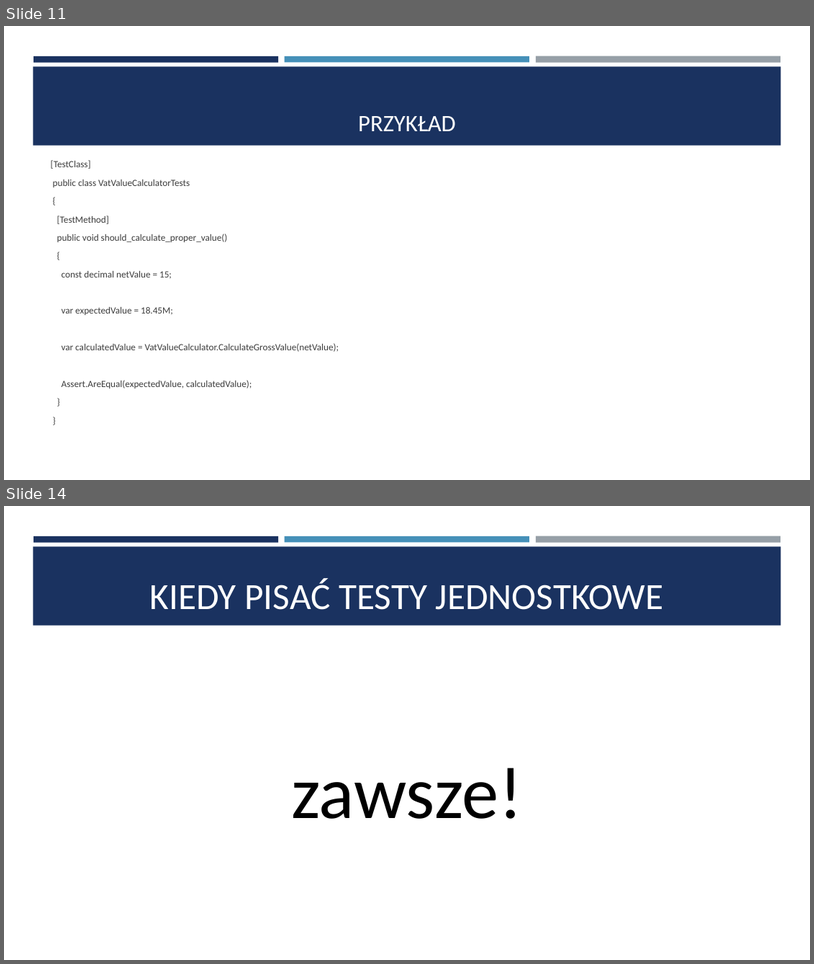
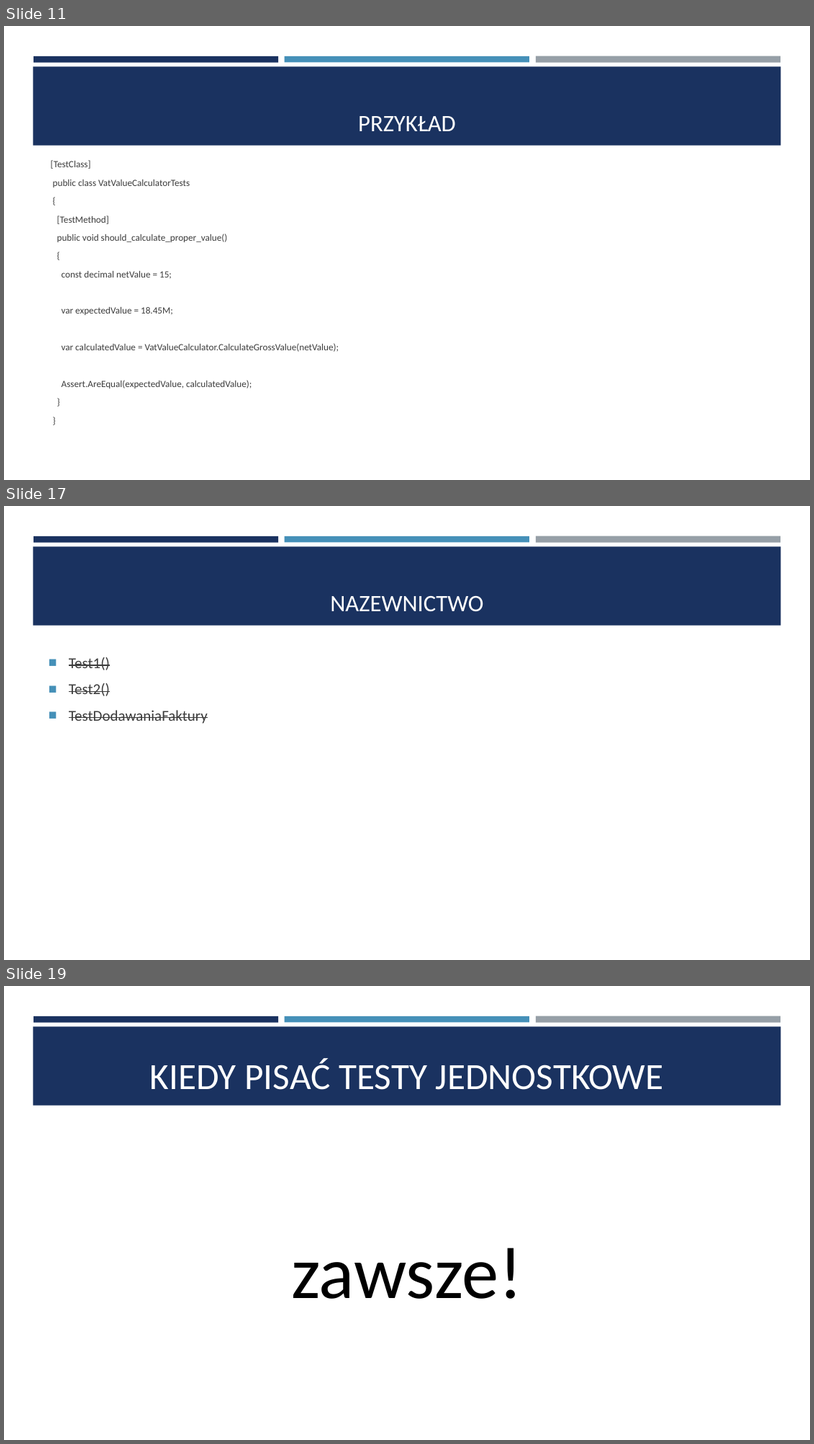
Before and after one commit to saamed/unit-test-workshops, a slide deck: docs/Testy jednostkowe.pptx. Shown one above the other, each under a label of ours: slides 11 and 14 before the commit, slides 11, 17 and 19 after it; the slides between them are not shown. The pictures are 814x964 and 814x1444 pixels, drawn with LibreOffice and Linux fonts; fonts in the diff are those of the drawing. Boxes give left, top, right and bottom in pixels: in the first picture for what was removed or moved away, otherwise in the second. Text is boxed around its words. In the diff, an @@ line names an element or a change of style, - is before the commit and + after.

```diff
--- a/docs/Testy jednostkowe.pptx
+++ b/docs/Testy jednostkowe.pptx
@@ slide 17 added at [4,506,810,960], background #FFFFFF; not listed: 4 template elements that a slide beside it also shows @@
@@ title added at [330,596,484,612], 28 pt, text #FFFFFF @@
+NAZEWNICTWO
@@ text added at [69,657,208,723], 18 pt, text #3D3D3D, strikethrough @@
+■ Test1()
+■ Test2()
+■ TestDodawaniaFaktury
@@ what was slide 14 is now slide 19 @@
```
Also in this commit, not shown: 3 slides changed, 4 other slides added.
